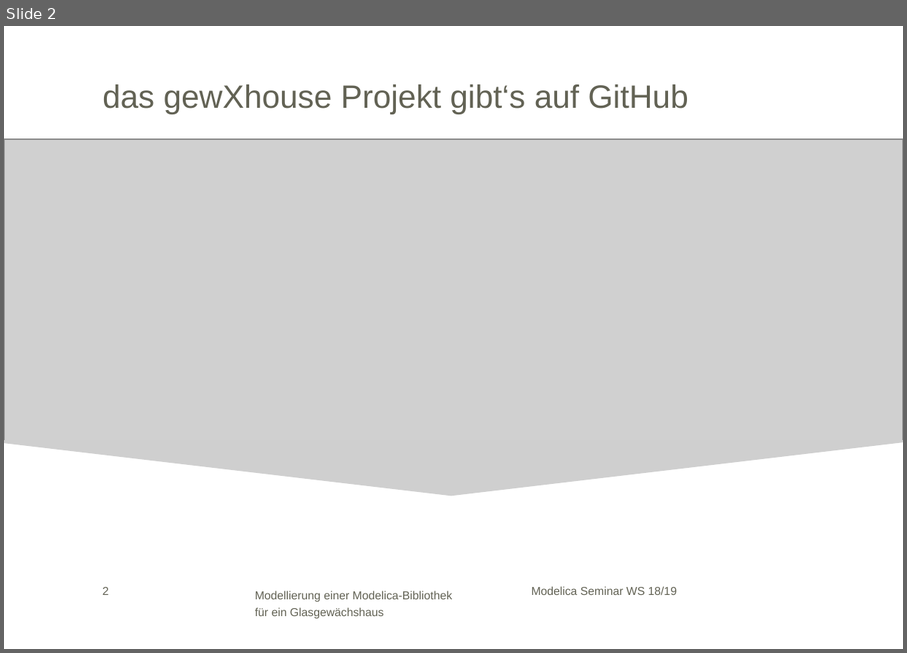
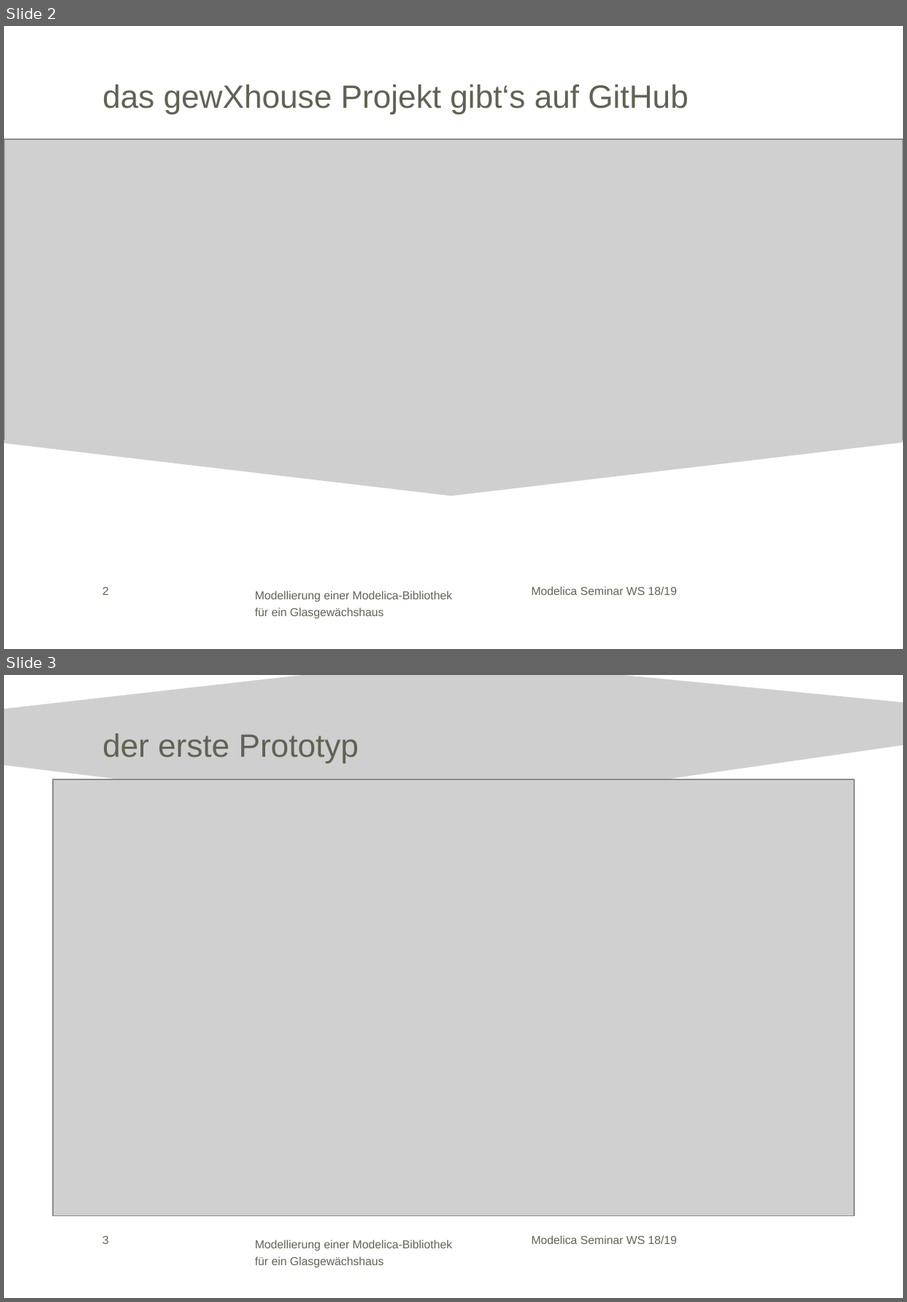
Before and after one commit to HeikoBielik/gewXhouse, a slide deck: Modelica WS 18_19_V3_edited_by_harry.pptx. Shown one above the other, each under a label of ours: slide 2 before the commit, slides 2 and 3 after it. The pictures are 907x653 and 907x1302 pixels, drawn with LibreOffice and Linux fonts; fonts in the diff are those of the drawing; grey boxes stand for pictures; background and template pictures are left out. Boxes give left, top, right and bottom in pixels: in the first picture for what was removed or moved away, otherwise in the second. Text is boxed around its words. In the diff, an @@ line names an element or a change of style, - is before the commit and + after.

```diff
--- a/Modelica WS 18_19_V3_edited_by_harry.pptx
+++ b/Modelica WS 18_19_V3_edited_by_harry.pptx
@@ slide 3 added at [4,675,903,1298], background #FFFFFF; not listed: 3 template elements that a slide beside it also shows @@
@@ freeform shape added at [4,675,903,815], fill #CFCFCF @@
@@ title added at [103,733,360,763], 28 pt, text #626254 @@
+der erste Prototyp
@@ picture added at [53,779,854,1216] @@
```
Also in this commit, not shown: 4 slides changed, 2 other slides added, 4 slides removed.
